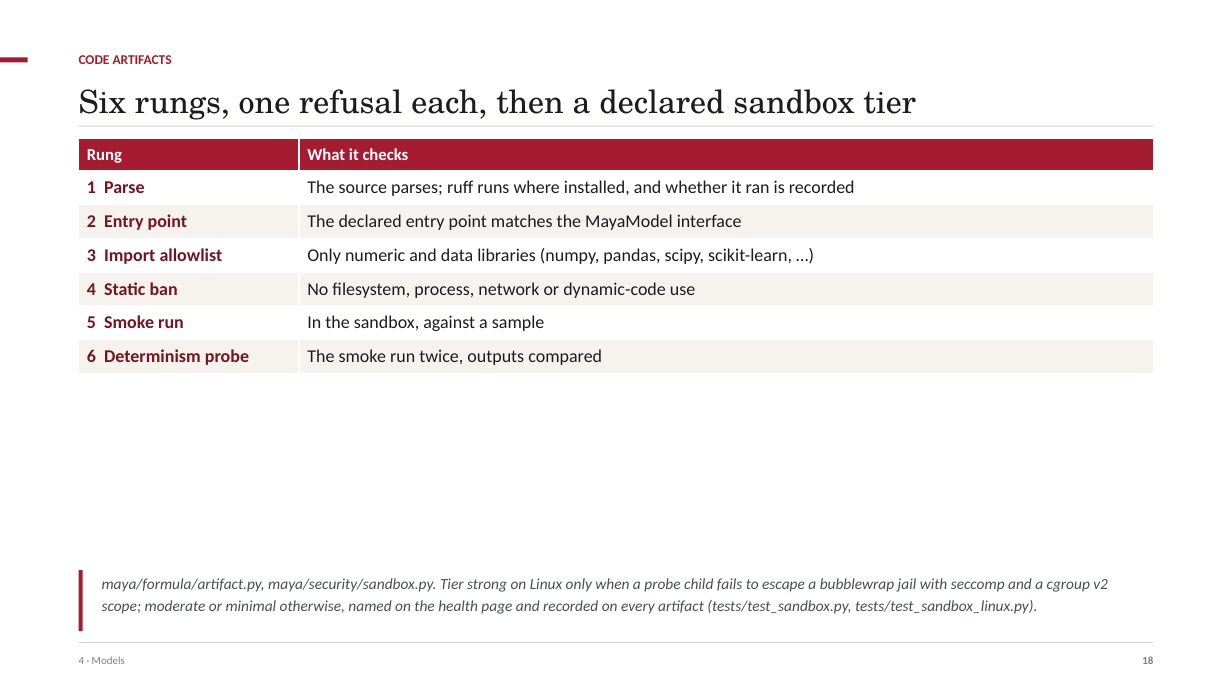
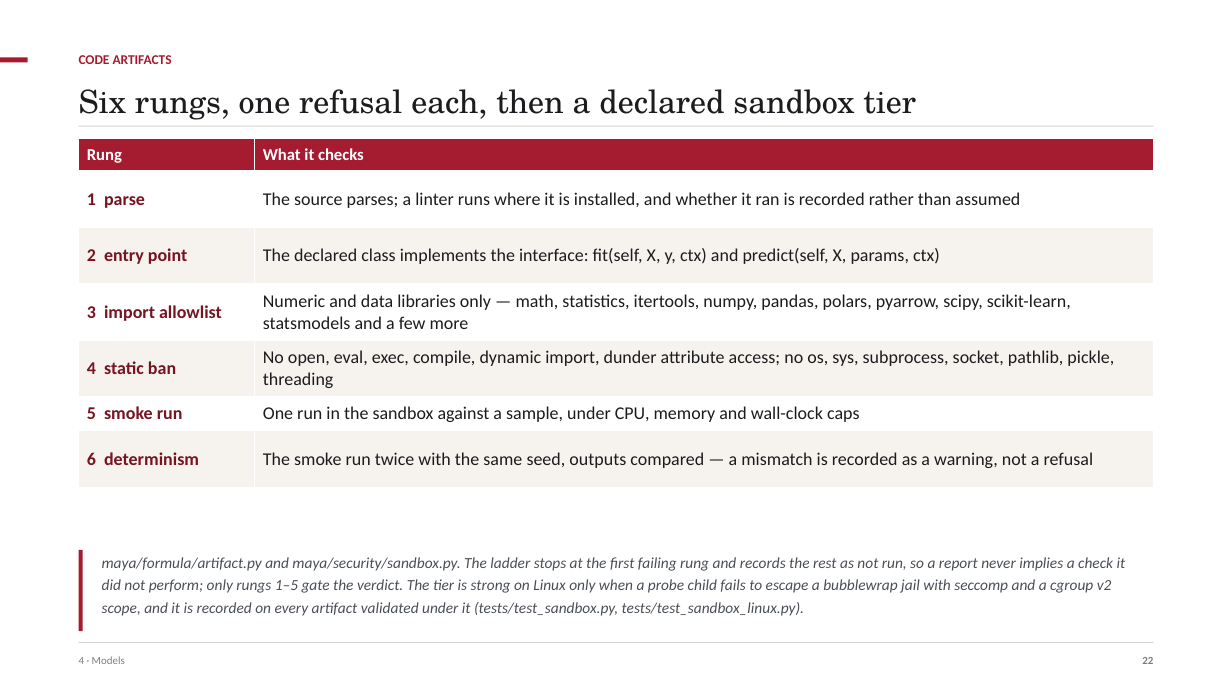
Before and after one commit to ajsinha/maya, a slide deck: slide 22 of docs/MAYA-System-Design.pptx (slide 18 before the commit). Drawn at 1232x693 pixels with LibreOffice and Linux fonts; fonts in the diff are those of the drawing. Boxes give left, top, right and bottom in pixels: in the first picture for what was removed or moved away, otherwise in the second. Text is boxed around its words. In the diff, an @@ line names an element or a change of style, - is before the commit and + after.

Commit message:
Three decks that tell the product, not the paper
The Concepts and Formalism deck walked the research paper and marked each
construction with what MAYA implements. That is commentary on a document,
not an account of a product: a reader who wanted to know what MAYA does
had to care first about what the paper claims. It is deleted, its module
with it, and the theory now lives only in the paper.

In its place MAYA-Capabilities: what the platform does, ending with one
model carried the whole way -- IFRS 9 expected credit loss, three members
and a combiner, the contract that could not see the combiner's own
parameters, the four places MAYA said no, and the finding the study
refused to flatter, that at portfolio level the allowance is 2.67 times
the loss. A worked example is what makes it a story rather than a list.

The other two are rewritten against the code rather than edited. What the
old decks had got wrong, and now say correctly: fifteen feature operators,
not twelve; six covenant kinds, not five; five rungs of the artifact
ladder gate and the sixth records a warning; MAYA evaluates the formula IR
in process and refuses a declared black box outright rather than scoring
it; fragments are chunked in rows, not bytes; seven capacity targets are
met and one is not met reliably; nine case studies are built, not eleven.
There is no committee primitive, so the slides say approval thresholds.

```diff
--- a/docs/MAYA-System-Design.pptx
+++ b/docs/MAYA-System-Design.pptx
@@ table at box(79, 139, 1154, 487) @@
-row 2, column 1: 1 Parse
+row 2, column 1: 1 parse
-row 2, column 2: The source parses; ruff runs where installed, and whether it ran is recorded
+row 2, column 2: The source parses; a linter runs where it is installed, and whether it ran is recorded rather than assumed
-row 3, column 1: 2 Entry point
+row 3, column 1: 2 entry point
-row 3, column 2: The declared entry point matches the MayaModel interface
+row 3, column 2: The declared class implements the interface: fit(self, X, y, ctx) and predict(self, X, params, ctx)
-row 4, column 1: 3 Import allowlist
+row 4, column 1: 3 import allowlist
-row 4, column 2: Only numeric and data libraries (numpy, pandas, scipy, scikit-learn, …)
+row 4, column 2: Numeric and data libraries only — math, statistics, itertools, numpy, pandas, polars, pyarrow, scipy, scikit-learn, statsmodels and a few more
-row 5, column 1: 4 Static ban
+row 5, column 1: 4 static ban
-row 5, column 2: No filesystem, process, network or dynamic-code use
+row 5, column 2: No open, eval, exec, compile, dynamic import, dunder attribute access; no os, sys, subprocess, socket, pathlib, pickle, threading
-row 6, column 1: 5 Smoke run
+row 6, column 1: 5 smoke run
-row 6, column 2: In the sandbox, against a sample
+row 6, column 2: One run in the sandbox against a sample, under CPU, memory and wall-clock caps
-row 7, column 1: 6 Determinism probe
+row 7, column 1: 6 determinism
-row 7, column 2: The smoke run twice, outputs compared
+row 7, column 2: The smoke run twice with the same seed, outputs compared — a mismatch is recorded as a warning, not a refusal
@@ rectangle: place and size @@
-rectangle at box(79, 570, 82, 631)
+rectangle at box(79, 550, 82, 631)
@@ text at box(102, 557, 1126, 616): text changed @@
-maya/formula/artifact.py, maya/security/sandbox.py. Tier strong on Linux only when a probe child fails to escape a bubblewrap jail with seccomp and a cgroup v2 scope; moderate or minimal otherwise, named on the health page and recorded on every artifact (tests/test_sandbox.py, tests/test_sandbox_linux.py).
+maya/formula/artifact.py and maya/security/sandbox.py. The ladder stops at the first failing rung and records the rest as not run, so a report never implies a check it did not perform; only rungs 1–5 gate the verdict. The tier is strong on Linux only when a probe child fails to escape a bubblewrap jail with seccomp and a cgroup v2 scope, and it is recorded on every artifact validated under it (tests/test_sandbox.py, tests/test_sandbox_linux.py).
@@ text at box(1142, 657, 1153, 664): text changed @@
-18
+22
```
Also in this commit, not shown: 33 other slides changed, 7 slides added, 12 other files.
